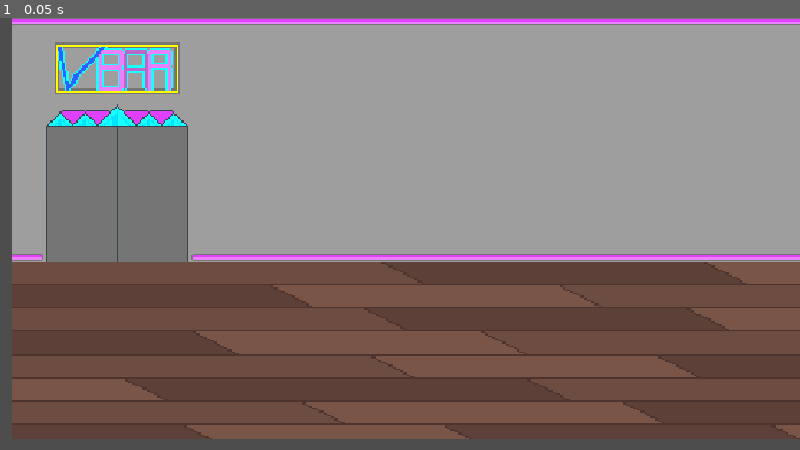
Above: before the commit, frame 1.
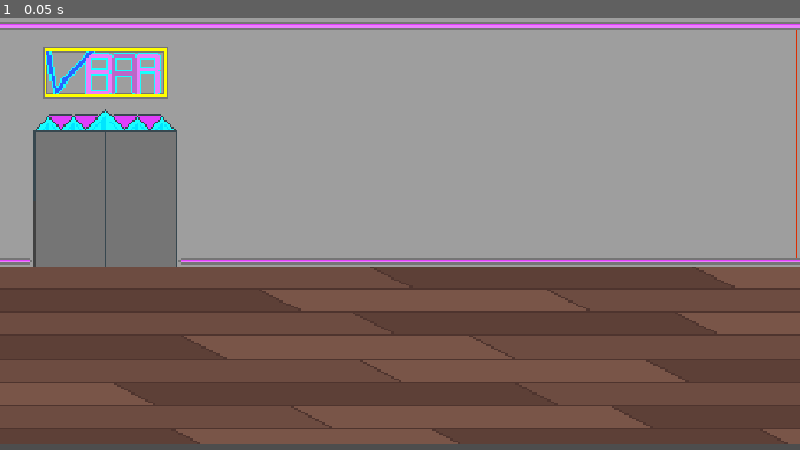
Above: after the commit, the same moment.

Repository: ActuallyaWyrm/Game-Jam
Game: Godot game, scene res://assets/sprites/HackNSlash Assets/hack_n_slash.tscn
Same seed, same stepped clock (60 frames per second), same inputs: the game is played once before the commit and once after it. This scene is started directly instead of the project's main scene.
Inputs:
- Up to frame 1 (0.05 s): no input

The runs differ from the first frame. In frame 1, 16% of the frame differs, in the area x 0-100%, y 0-99%.

Commit message:
Added Alley 1to2

Diff:
--- a/assets/sprites/HackNSlash Assets/hack_n_slash.tscn
+++ b/assets/sprites/HackNSlash Assets/hack_n_slash.tscn
@@ -1,5 +1,6 @@
 [gd_scene format=3 uid="uid://diidsrqqtg335"]
 
+[ext_resource type="Texture2D" uid="uid://cw4ns4ab5ht56" path="res://assets/alley-level-1-2-pixilart.png" id="1_3hdrw"]
 [ext_resource type="Texture2D" uid="uid://ckpvq2w267j3x" path="res://assets/bar-level-pixilart (4).png" id="1_o3afp"]
 [ext_resource type="Texture2D" uid="uid://n8su34qoo85m" path="res://assets/bar-level-3-pixilart (1).png" id="2_441wl"]
 
@@ -7,21 +8,28 @@
 
 [node name="HackNSlash" type="Node2D" unique_id=203919341]
 
-[node name="EnviromentBackground" type="Node2D" parent="." unique_id=16762051]
+[node name="AlleyLevel" type="Node2D" parent="." unique_id=104021680]
 
-[node name="BarEnviroArt" type="Sprite2D" parent="EnviromentBackground" unique_id=1949093678]
-position = Vector2(1292, 301)
+[node name="AlleyLevel12Pixilart" type="Sprite2D" parent="AlleyLevel" unique_id=885389134]
+position = Vector2(1280, -828)
+scale = Vector2(2.55, 2.55)
+texture = ExtResource("1_3hdrw")
+
+[node name="BarLevel" type="Node2D" parent="." unique_id=241537901]
+
+[node name="EnviromentBackground" type="Node2D" parent="BarLevel" unique_id=16762051]
+
+[node name="BarEnviroArt" type="Sprite2D" parent="BarLevel/EnviromentBackground" unique_id=1949093678]
+position = Vector2(1275, 306.99997)
 scale = Vector2(2.55, 2.55)
 texture = ExtResource("1_o3afp")
 
-[node name="BarEnviroEndish" type="Sprite2D" parent="EnviromentBackground/BarEnviroArt" unique_id=1767906794]
+[node name="BarEnviroEndish" type="Sprite2D" parent="BarLevel/EnviromentBackground/BarEnviroArt" unique_id=1767906794]
 position = Vector2(750, 0)
 scale = Vector2(1.0000001, 1.0000001)
 texture = ExtResource("2_441wl")
 
-[node name="EnvironmentForeground" type="Node2D" parent="." unique_id=680602586]
+[node name="EnvironmentHitbox" type="Node2D" parent="BarLevel" unique_id=1540035782]
 
-[node name="EnvironmentHitbox" type="Node2D" parent="." unique_id=1540035782]
-
-[node name="StaticBody2D" type="StaticBody2D" parent="EnvironmentHitbox" unique_id=1631967903]
+[node name="StaticBody2D" type="StaticBody2D" parent="BarLevel/EnvironmentHitbox" unique_id=1631967903]
 physics_material_override = SubResource("PhysicsMaterial_xy1b7")
Binary file added: assets/alley-level-1-2-pixilart.png
Not shown, added: assets/alley-level-1-2-pixilart.png.import
